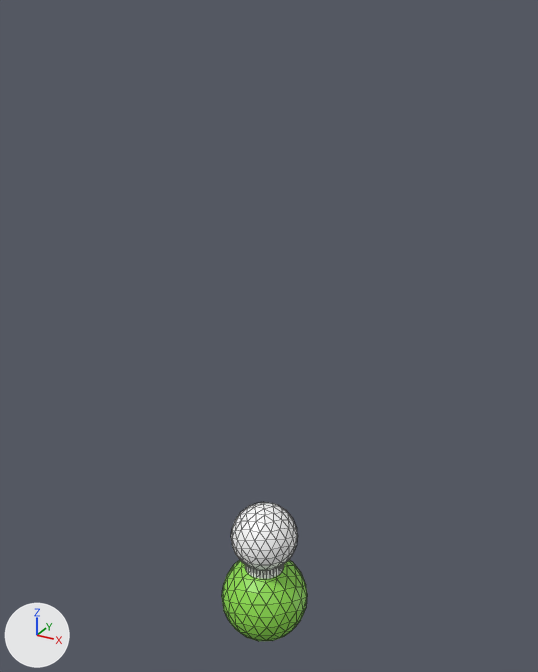
What one commit did to the glTF model assets/molecule/HF/HF.gltf.
Both versions are drawn from a 50 mm camera at (0.327, -0.593, 0.737) aimed at (-0.023, 0.043, 0.419). Lighting does not change. The marker at lower left points along +X, +Y and +Z. Mesh edges are drawn as thin lines. Where no turn or scale is listed for an object, it has been applied to the vertices.

In view in the first picture: 'Shape_IndexedFaceSet', 'Shape_IndexedFaceSet.001', 'Shape_IndexedFaceSet.004'.
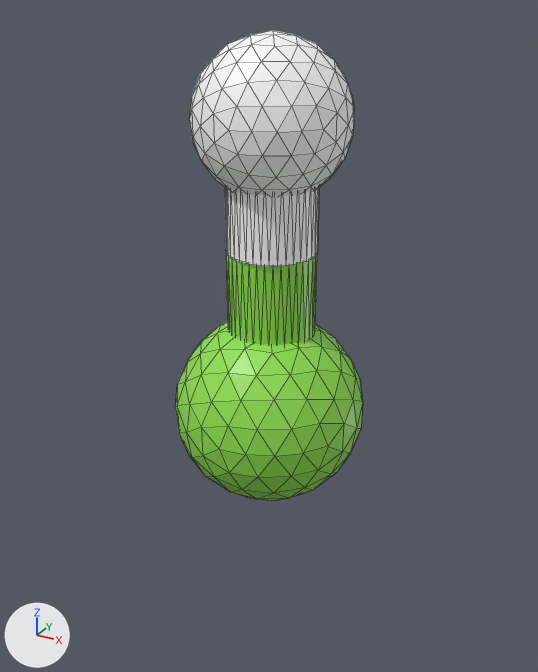
Where the change shows, as pixel boxes (x1, y1, x2, y2) in the pictures (538 x 672 px):
'Shape_IndexedFaceSet', moved, rescaled (120% wider, 120% taller)
    before: (222, 560, 307, 641)
    after: (175, 322, 363, 501)
'Shape_IndexedFaceSet.001', moved, rescaled (144% wider, 139% taller)
    before: (231, 502, 298, 571)
    after: (189, 30, 354, 196)
'Shape_IndexedFaceSet.006', added (green)
    after: (226, 253, 317, 345)
'Shape_IndexedFaceSet.004', moved, rescaled
    before: (245, 564, 284, 579)
    after: (225, 187, 319, 266)

Patch to the scene script:
```diff
--- a/assets/molecule/HF/HF.gltf.py
+++ b/assets/molecule/HF/HF.gltf.py
@@ mat_material_005 @@
+mat_material_005 = principled_material('Material.005')
+mat_material_005.base_color = (0.279, 0.745, 0.0802)  # green #90e050
+mat_material_005.roughness = 0.4
@@ me_shape_indexedfaceset_070 @@
+me_shape_indexedfaceset_070.from_pydata(...)  # a 36-sided cylinder along z spanning x -0.045..0.045, y -0.045..0.045, z -0.0434..0.0434
+me_shape_indexedfaceset_070.materials.append(mat_material_005)  # green #90e050
@@ ob_shape_indexedfaceset @@
 ob_shape_indexedfaceset = bpy.data.objects.new('Shape_IndexedFaceSet', me_shape_indexedfaceset_246)
-ob_shape_indexedfaceset.location = (-0.01, 0.008, 0.099)
+ob_shape_indexedfaceset.location = (-0.015, 0.029, 0.345)
 ob_shape_indexedfaceset.rotation_euler = (1.571, 0.0, -3.142)  # degrees (90, 0, -180)
-ob_shape_indexedfaceset.scale = (0.051, 0.051, 0.051)
+ob_shape_indexedfaceset.scale = (0.101, 0.101, 0.101)
@@ ob_shape_indexedfaceset_001 @@
 ob_shape_indexedfaceset_001 = bpy.data.objects.new('Shape_IndexedFaceSet.001', me_shape_indexedfaceset_247)
-ob_shape_indexedfaceset_001.location = (-0.01, 0.008, 0.186)
+ob_shape_indexedfaceset_001.location = (-0.013, 0.03, 0.644)
 ob_shape_indexedfaceset_001.rotation_euler = (1.571, 0.0, -3.142)  # degrees (90, 0, -180)
-ob_shape_indexedfaceset_001.scale = (0.0381, 0.0381, 0.0381)
+ob_shape_indexedfaceset_001.scale = (0.076, 0.076, 0.076)
@@ ob_shape_indexedfaceset_004 @@
 ob_shape_indexedfaceset_004 = bpy.data.objects.new('Shape_IndexedFaceSet.004', me_shape_indexedfaceset_250)
-ob_shape_indexedfaceset_004.location = (-0.01, 0.008, 0.164)
+ob_shape_indexedfaceset_004.location = (-0.013, 0.03, 0.56)
 ob_shape_indexedfaceset_004.rotation_euler = (1.571, 0.0, 0.0)  # degrees (90, 0, 0)
-ob_shape_indexedfaceset_004.scale = (0.0226, 0.0436, 0.0226)
+ob_shape_indexedfaceset_004.scale = (0.045, 0.0868, 0.045)
@@ ob_shape_indexedfaceset_006 @@
+ob_shape_indexedfaceset_006 = bpy.data.objects.new('Shape_IndexedFaceSet.006', me_shape_indexedfaceset_070)
+ob_shape_indexedfaceset_006.location = (-0.014, 0.032, 0.474)
```
